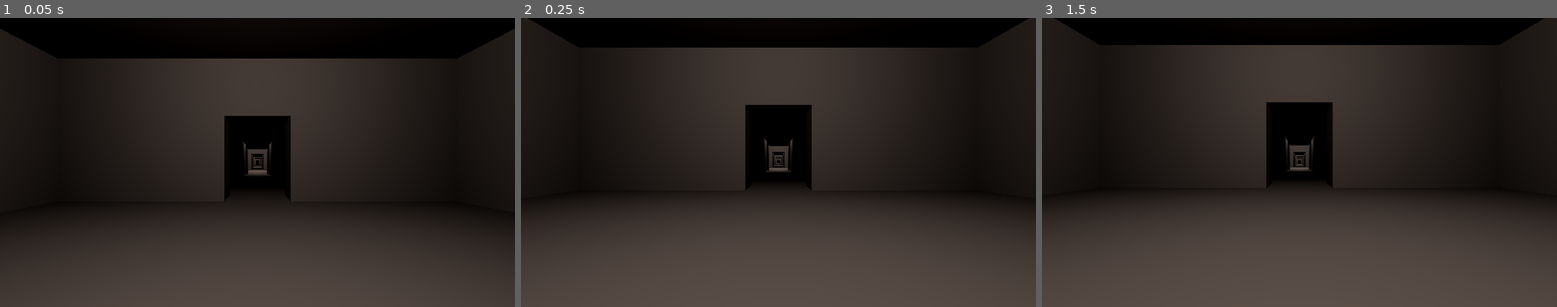
Above: before the commit, frames 1-3 (left to right).
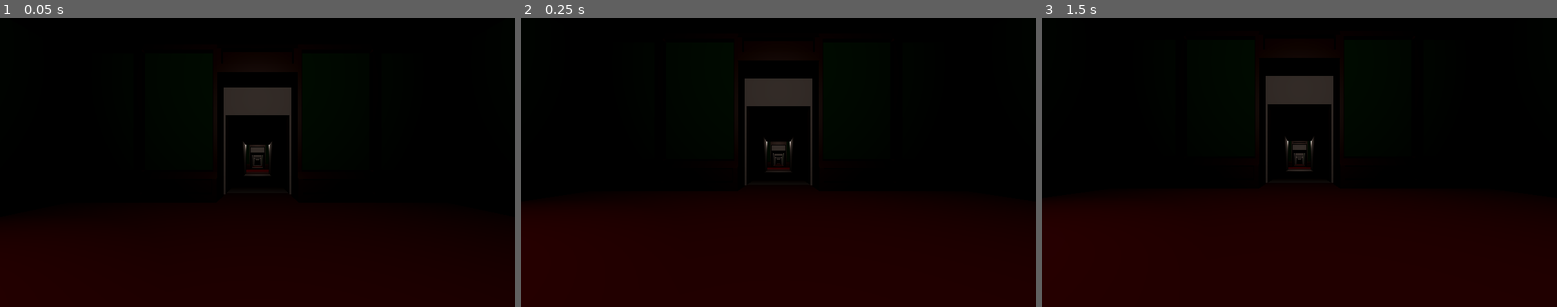
Above: after the commit, the same moments.

Repository: JohannesKoenig/tod_auf_latein
Game: Godot game, scene res://main.tscn
Two runs of this game, one before a commit and one after it. Both use one fixed random seed, a clock stepped at 60 frames per second and the inputs below. The engine's default icon, where the game draws it, is replaced by a stand-in: a white triangle on a blue panel in a dark square.
Inputs:
- Up to frame 1 (0.05 s): no input
- Up to frame 2 (0.25 s): no input
- Up to frame 3 (1.5 s): tap Enter at 1.25 s

The runs differ from the first frame. In frame 1, 70% of the frame differs, in the area x 0-100%, y 3-100%; in frame 2, 75%; in frame 3, 76%, in the area x 0-100%, y 0-100%.

Commit message:
add propper wall elements

Diff:
--- a/tod-auf-latein/3D/painting/painting.tscn
+++ b/tod-auf-latein/3D/painting/painting.tscn
@@ -24,6 +24,10 @@
 subdivide_width = 10
 subdivide_depth = 10
 
+[sub_resource type="StandardMaterial3D" id="StandardMaterial3D_awr57"]
+albedo_color = Color(0.330123, 0.196992, 0.11641, 1)
+roughness = 0.64
+
 [sub_resource type="BoxMesh" id="BoxMesh_opp5h"]
 size = Vector3(0.1, 2.2, 0.1)
 
@@ -42,18 +46,22 @@
 
 [node name="MeshInstance3D" type="MeshInstance3D" parent="Frame"]
 transform = Transform3D(1, 0, 0, 0, 1, 0, 0, 0, 1, 1.52196, 0, 0)
+material_override = SubResource("StandardMaterial3D_awr57")
 mesh = SubResource("BoxMesh_opp5h")
 
 [node name="MeshInstance3D2" type="MeshInstance3D" parent="Frame"]
 transform = Transform3D(1, 0, 0, 0, 1, 0, 0, 0, 1, -1.522, 0, 0)
+material_override = SubResource("StandardMaterial3D_awr57")
 mesh = SubResource("BoxMesh_opp5h")
 
 [node name="MeshInstance3D3" type="MeshInstance3D" parent="Frame"]
 transform = Transform3D(-4.37114e-08, -1, 0, 1, -4.37114e-08, 0, 0, 0, 1, 0.00387561, 1.04464, 0)
+material_override = SubResource("StandardMaterial3D_awr57")
 mesh = SubResource("BoxMesh_33smm")
 
 [node name="MeshInstance3D4" type="MeshInstance3D" parent="Frame"]
 transform = Transform3D(-4.37114e-08, -1, 0, 1, -4.37114e-08, 0, 0, 0, 1, 0.004, -1.045, 0)
+material_override = SubResource("StandardMaterial3D_awr57")
 mesh = SubResource("BoxMesh_33smm")
 
 [node name="SubViewport" type="SubViewport" parent="."]
--- a/tod-auf-latein/3D/room.tscn
+++ b/tod-auf-latein/3D/room.tscn
@@ -1,25 +1,26 @@
 [gd_scene load_steps=9 format=3 uid="uid://dfodabcpoqqg0"]
 
+[ext_resource type="PackedScene" uid="uid://d28vfoe0e8e3h" path="res://3D/wall_segment.tscn" id="1_sh50d"]
 [ext_resource type="PackedScene" uid="uid://byk4sox5ju4k7" path="res://3D/painting/painting.tscn" id="1_u88pu"]
 [ext_resource type="PackedScene" uid="uid://cxo1woq3pa5ek" path="res://2D/mini_game_scene.tscn" id="2_cxkb1"]
 
+[sub_resource type="StandardMaterial3D" id="StandardMaterial3D_5nhbt"]
+albedo_color = Color(0.335904, 0, 0.0128781, 1)
+
 [sub_resource type="PlaneMesh" id="PlaneMesh_qy0ud"]
+material = SubResource("StandardMaterial3D_5nhbt")
 size = Vector2(12, 12)
 
 [sub_resource type="BoxShape3D" id="BoxShape3D_76ys6"]
 size = Vector3(12, 1, 12)
 
-[sub_resource type="BoxMesh" id="BoxMesh_rrtum"]
-size = Vector3(1, 4, 12)
+[sub_resource type="StandardMaterial3D" id="StandardMaterial3D_cjo2r"]
+albedo_color = Color(0.17425, 0.0481974, 0, 1)
+roughness = 0.82
 
 [sub_resource type="BoxMesh" id="BoxMesh_hbj6g"]
+material = SubResource("StandardMaterial3D_cjo2r")
 size = Vector3(12, 1, 12)
-
-[sub_resource type="BoxMesh" id="BoxMesh_k4vxm"]
-size = Vector3(1, 2, 12)
-
-[sub_resource type="BoxMesh" id="BoxMesh_f4rjt"]
-size = Vector3(1, 2.2, 5)
 
 [node name="Room" type="Node3D"]
 
@@ -37,57 +38,90 @@
 
 [node name="Walls" type="Node3D" parent="."]
 
-[node name="Wall" type="MeshInstance3D" parent="Walls"]
-transform = Transform3D(1, 0, 0, 0, 1, 0, 0, 0, 1, -5.51947, 1.89711, 0)
-mesh = SubResource("BoxMesh_rrtum")
-
 [node name="Wall9" type="MeshInstance3D" parent="Walls"]
-transform = Transform3D(1, 0, 0, 0, 1, 0, 0, 0, 1, 0, 4.09675, 0)
+transform = Transform3D(1, 0, 0, 0, 1, 0, 0, 0, 1, 0, 4.4453, 0)
 mesh = SubResource("BoxMesh_hbj6g")
 
-[node name="Wall3" type="MeshInstance3D" parent="Walls"]
-transform = Transform3D(-4.37114e-08, 0, 1, 0, 1, 0, -1, 0, -4.37114e-08, 0, 3.15877, 5.23911)
-mesh = SubResource("BoxMesh_k4vxm")
+[node name="wall" type="Node3D" parent="Walls"]
+transform = Transform3D(1, 0, 0, 0, 1, 0, 0, 0, 1, -5.2, 0, 0)
 
-[node name="Door" type="MeshInstance3D" parent="Walls"]
-transform = Transform3D(-4.37114e-08, 0, 1, 0, 1, 0, -1, 0, -4.37114e-08, 0, 1.06324, 2.251)
-visible = false
-mesh = SubResource("BoxMesh_f4rjt")
+[node name="wall_segment" parent="Walls/wall" instance=ExtResource("1_sh50d")]
 
-[node name="Wall4" type="MeshInstance3D" parent="Walls"]
-transform = Transform3D(-4.37114e-08, 0, 1, 0, 1, 0, -1, 0, -4.37114e-08, 3.333, 1.063, 5.23417)
-mesh = SubResource("BoxMesh_f4rjt")
+[node name="wall_segment2" parent="Walls/wall" instance=ExtResource("1_sh50d")]
+transform = Transform3D(1, 0, 0, 0, 1, 0, 0, 0, 1, 0, 0, 2)
 
-[node name="Wall5" type="MeshInstance3D" parent="Walls"]
-transform = Transform3D(-4.37114e-08, 0, 1, 0, 1, 0, -1, 0, -4.37114e-08, -3.333, 1.063, 5.23417)
-mesh = SubResource("BoxMesh_f4rjt")
+[node name="wall_segment4" parent="Walls/wall" instance=ExtResource("1_sh50d")]
+transform = Transform3D(1, 0, 0, 0, 1, 0, 0, 0, 1, 0, 0, -2)
 
-[node name="Wall6" type="MeshInstance3D" parent="Walls"]
-transform = Transform3D(-4.37114e-08, 0, 1, 0, 1, 0, -1, 0, -4.37114e-08, 0, 3.15877, -5.234)
-mesh = SubResource("BoxMesh_k4vxm")
+[node name="wall_segment5" parent="Walls/wall" instance=ExtResource("1_sh50d")]
+transform = Transform3D(1, 0, 0, 0, 1, 0, 0, 0, 1, 0, 0, -4)
 
-[node name="Door2" type="MeshInstance3D" parent="Walls"]
-transform = Transform3D(-4.37114e-08, 0, 1, 0, 1, 0, -1, 0, -4.37114e-08, 0, 1.06324, -2.31323)
-visible = false
-mesh = SubResource("BoxMesh_f4rjt")
+[node name="wall_segment3" parent="Walls/wall" instance=ExtResource("1_sh50d")]
+transform = Transform3D(1, 0, 0, 0, 1, 0, 0, 0, 1, 0, 0, 4)
 
-[node name="Wall7" type="MeshInstance3D" parent="Walls"]
-transform = Transform3D(-4.37114e-08, 0, 1, 0, 1, 0, -1, 0, -4.37114e-08, 3.33308, 1.06324, -5.234)
-mesh = SubResource("BoxMesh_f4rjt")
+[node name="wall3" type="Node3D" parent="Walls"]
+transform = Transform3D(-4.37114e-08, 0, -1, 0, 1, 0, 1, 0, -4.37114e-08, 0, 0, -5.2)
 
-[node name="Wall8" type="MeshInstance3D" parent="Walls"]
-transform = Transform3D(-4.37114e-08, 0, 1, 0, 1, 0, -1, 0, -4.37114e-08, -3.333, 1.063, -5.234)
-mesh = SubResource("BoxMesh_f4rjt")
+[node name="wall_segment2" parent="Walls/wall3" instance=ExtResource("1_sh50d")]
+transform = Transform3D(1, 0, 0, 0, 1, 0, 0, 0, 1, 0, 0, 2)
 
-[node name="Wall2" type="MeshInstance3D" parent="Walls"]
-transform = Transform3D(1, 0, 0, 0, 1, 0, 0, 0, 1, 5.519, 1.897, 0)
-mesh = SubResource("BoxMesh_rrtum")
+[node name="wall_segment4" parent="Walls/wall3" instance=ExtResource("1_sh50d")]
+transform = Transform3D(1, 0, 0, 0, 1, 0, 0, 0, 1, 0, 0, -2)
+
+[node name="wall_segment5" parent="Walls/wall3" instance=ExtResource("1_sh50d")]
+transform = Transform3D(1, 0, 0, 0, 1, 0, 0, 0, 1, 0, 0, -4)
+
+[node name="wall_segment3" parent="Walls/wall3" instance=ExtResource("1_sh50d")]
+transform = Transform3D(1, 0, 0, 0, 1, 0, 0, 0, 1, 0, 0, 4)
+
+[node name="wall_segment6" parent="Walls/wall3" instance=ExtResource("1_sh50d")]
+transform = Transform3D(1, 0, 0, 0, 1, 0, 0, 0, 1, 0, 3.21044, 0)
+
+[node name="wall4" type="Node3D" parent="Walls"]
+transform = Transform3D(-4.37114e-08, 0, 1, 0, 1, 0, -1, 0, -4.37114e-08, 0, 0, 5.2)
+
+[node name="wall_segment2" parent="Walls/wall4" instance=ExtResource("1_sh50d")]
+transform = Transform3D(1, 0, 0, 0, 1, 0, 0, 0, 1, 0, 0, 2)
+
+[node name="wall_segment6" parent="Walls/wall4" instance=ExtResource("1_sh50d")]
+transform = Transform3D(1, 0, 0, 0, 1, 0, 0, 0, 1, 0, 3.21044, 0)
+
+[node name="wall_segment4" parent="Walls/wall4" instance=ExtResource("1_sh50d")]
+transform = Transform3D(1, 0, 0, 0, 1, 0, 0, 0, 1, 0, 0, -2)
+
+[node name="wall_segment5" parent="Walls/wall4" instance=ExtResource("1_sh50d")]
+transform = Transform3D(1, 0, 0, 0, 1, 0, 0, 0, 1, 0, 0, -4)
+
+[node name="wall_segment3" parent="Walls/wall4" instance=ExtResource("1_sh50d")]
+transform = Transform3D(1, 0, 0, 0, 1, 0, 0, 0, 1, 0, 0, 4)
+
+[node name="wall2" type="Node3D" parent="Walls"]
+transform = Transform3D(-1, 0, -8.74228e-08, 0, 1, 0, 8.74228e-08, 0, -1, 5.2, 0, 0)
+
+[node name="wall_segment" parent="Walls/wall2" instance=ExtResource("1_sh50d")]
+
+[node name="wall_segment2" parent="Walls/wall2" instance=ExtResource("1_sh50d")]
+transform = Transform3D(1, 0, 0, 0, 1, 0, 0, 0, 1, 0, 0, 2)
+
+[node name="wall_segment4" parent="Walls/wall2" instance=ExtResource("1_sh50d")]
+transform = Transform3D(1, 0, 0, 0, 1, 0, 0, 0, 1, 0, 0, -2)
+
+[node name="wall_segment5" parent="Walls/wall2" instance=ExtResource("1_sh50d")]
+transform = Transform3D(1, 0, 0, 0, 1, 0, 0, 0, 1, 0, 0, -4)
+
+[node name="wall_segment3" parent="Walls/wall2" instance=ExtResource("1_sh50d")]
+transform = Transform3D(1, 0, 0, 0, 1, 0, 0, 0, 1, 0, 0, 4)
 
 [node name="OmniLight3D" type="OmniLight3D" parent="."]
-transform = Transform3D(1, 0, 0, 0, 1, 0, 0, 0, 1, 0, 3.15827, 0)
+transform = Transform3D(1, 0, 0, 0, 1, 0, 0, 0, 1, 0, 3.158, 0)
 light_color = Color(1, 0.910121, 0.860644, 1)
 omni_range = 10.0
 
 [node name="Painting" parent="." instance=ExtResource("1_u88pu")]
-transform = Transform3D(-4.37114e-08, 0, 1, 0, 1, 0, -1, 0, -4.37114e-08, -4.996, 1.503, 0)
+transform = Transform3D(-4.37114e-08, 0, 1, 0, 1, 0, -1, 0, -4.37114e-08, -4.59595, 1.503, 0)
 mini_game_scene = ExtResource("2_cxkb1")
+
+[node name="SpotLight3D" type="SpotLight3D" parent="."]
+transform = Transform3D(1, 0, 0, 0, -4.37114e-08, 1, 0, -1, -4.37114e-08, -3.92747, 4.2193, 0)
+spot_range = 15.7948
+spot_angle = 40.0603
--- /dev/null
+++ b/tod-auf-latein/3D/wall_segment.tscn
@@ -0,0 +1,5 @@
+[gd_scene load_steps=2 format=3 uid="uid://d28vfoe0e8e3h"]
+
+[ext_resource type="PackedScene" uid="uid://d64rhqarae1s" path="res://assets/wall_segment.glb" id="1_gqfkl"]
+
+[node name="wall_segment" instance=ExtResource("1_gqfkl")]
Not shown: 1 places in tod-auf-latein/3D/painting/painting.tscn that only renumber resources
Binary file added: tod-auf-latein/assets/wall_segment.glb
Not shown, added: tod-auf-latein/assets/wall_segment.glb.import
Not shown, added: source_projects/wall_segment.blend
Not shown, added: source_projects/wall_segment.blend1
